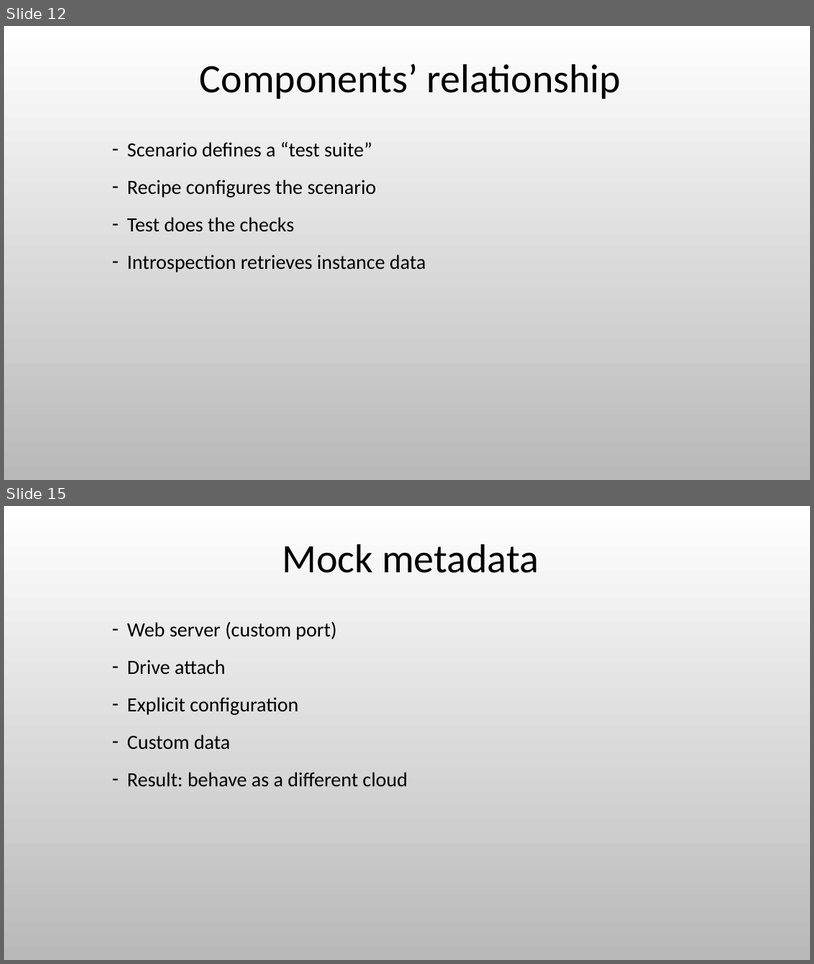
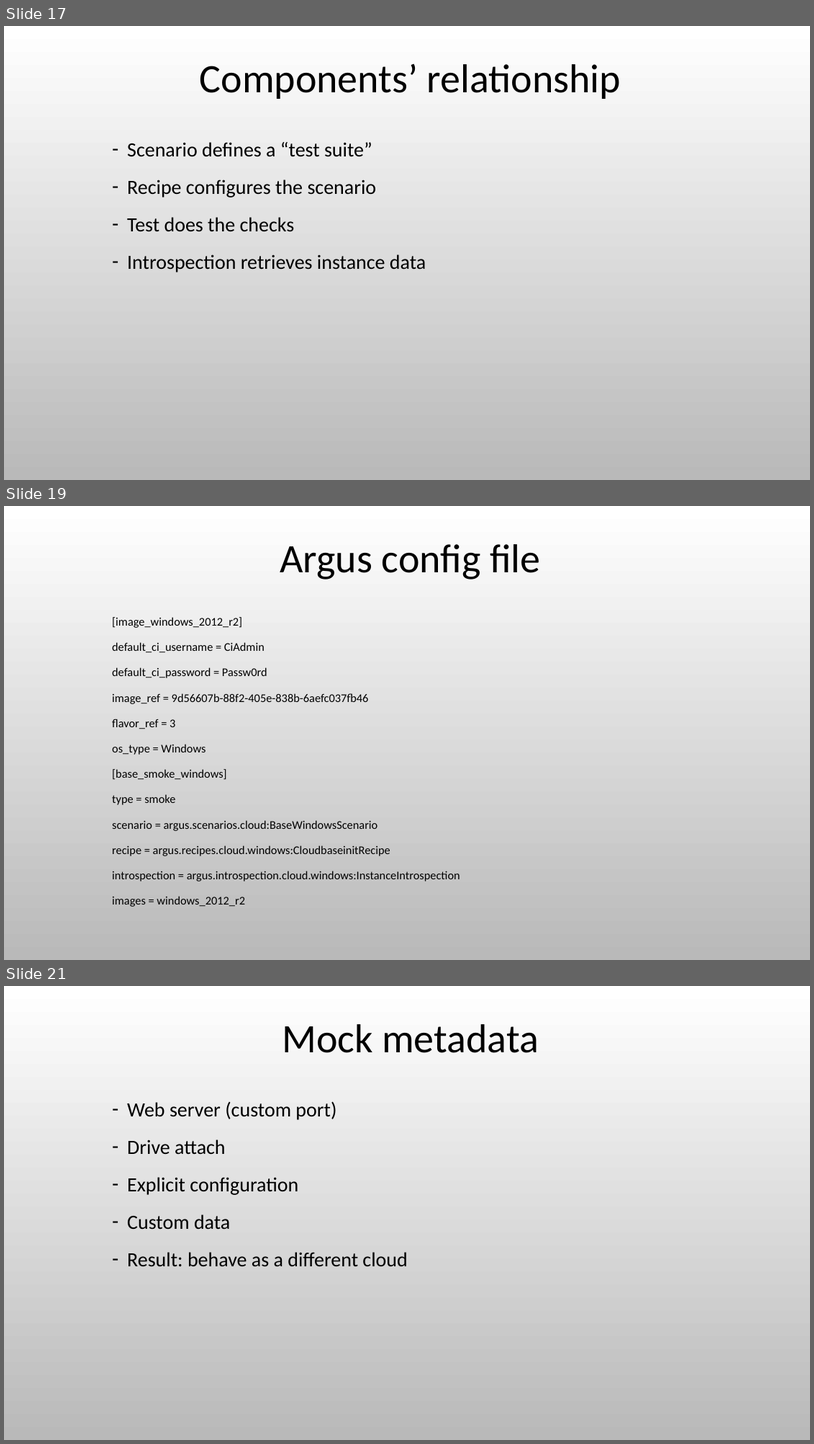
Before and after one commit to cmin764/cmiN, a slide deck: ropython/ep15/argus.pptx. Shown one above the other, each under a label of ours: slides 12 and 15 before the commit, slides 17, 19 and 21 after it; the slides between them are not shown. The pictures are 814x964 and 814x1444 pixels, drawn with LibreOffice and Linux fonts; fonts in the diff are those of the drawing; background and template pictures are left out. Boxes give left, top, right and bottom in pixels: in the first picture for what was removed or moved away, otherwise in the second. Text is boxed around its words. In the diff, an @@ line names an element or a change of style, - is before the commit and + after.

```diff
--- a/ropython/ep15/argus.pptx
+++ b/ropython/ep15/argus.pptx
@@ slide 19 added at box(4, 506, 810, 960), background picture (left out) @@
@@ title added at box(280, 544, 540, 579), 48 pt, text #000000 @@
+Argus config file
@@ text added at box(112, 617, 460, 906), 14 pt, text #000000 @@
+[image_windows_2012_r2]
+default_ci_username = CiAdmin
+default_ci_password = Passw0rd
+image_ref = 9d56607b-88f2-405e-838b-6aefc037fb46
+flavor_ref = 3
+os_type = Windows
+[base_smoke_windows]
+type = smoke
+scenario = argus.scenarios.cloud:BaseWindowsScenario
+recipe = argus.recipes.cloud.windows:CloudbaseinitRecipe
+introspection = argus.introspection.cloud.windows:InstanceIntrospection
+images = windows_2012_r2
@@ what was slide 12 is now slide 17 @@
@@ what was slide 15 is now slide 21 @@
```
Also in this commit, not shown: 6 slides changed, 6 other slides added.
